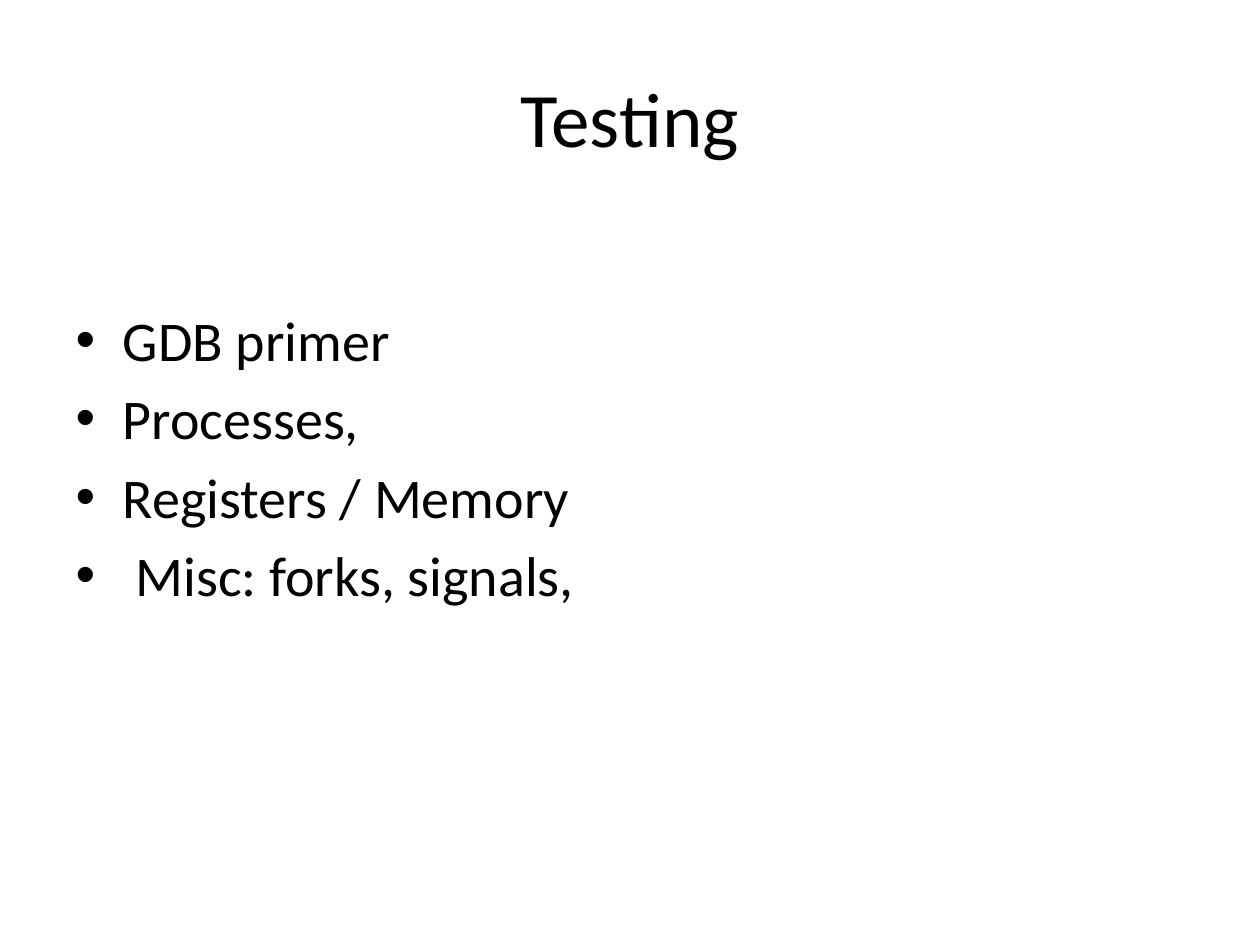
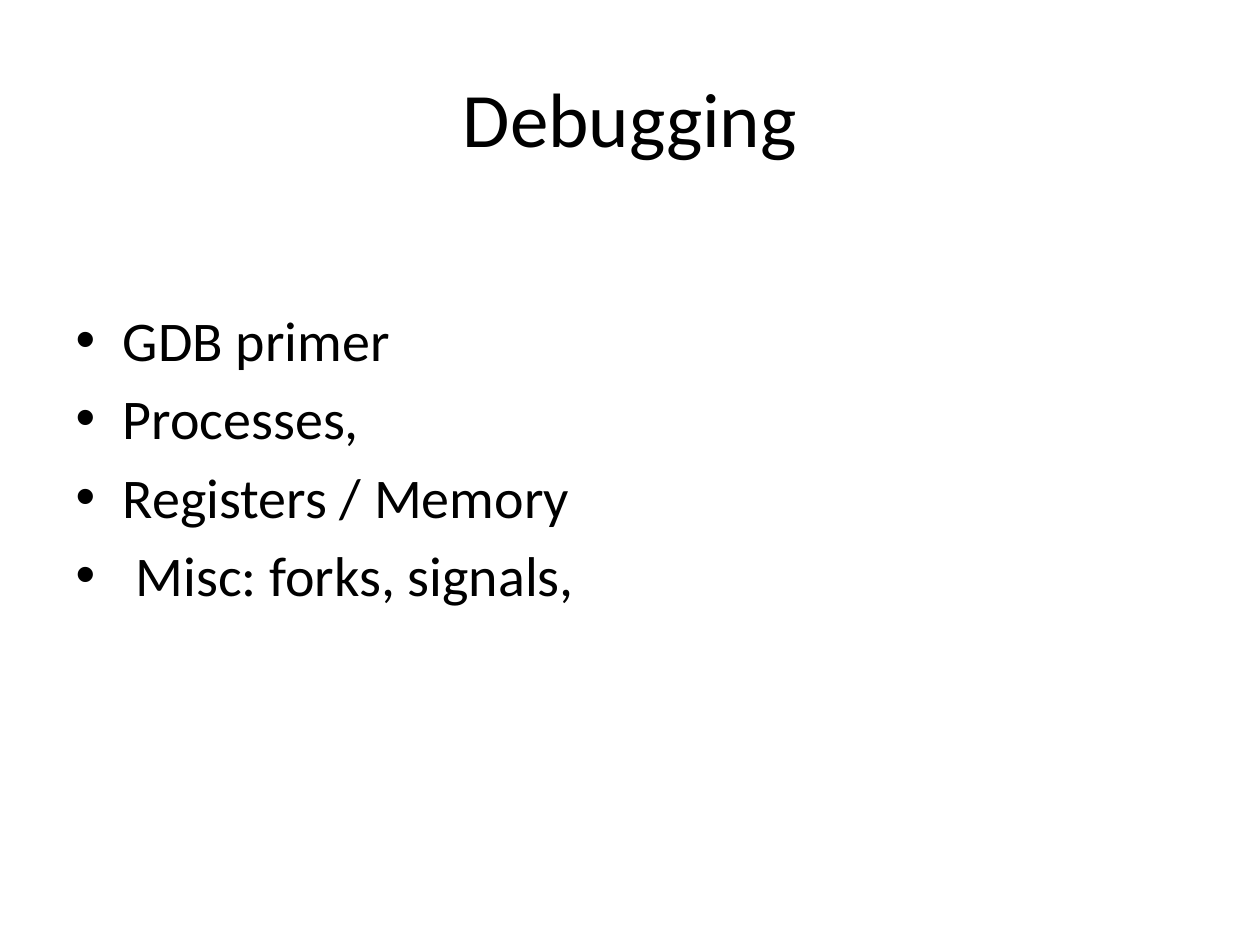
Before and after one commit to m0t/liatioan, a slide deck: slide 9 of slides.pptx. Drawn at 1260x945 pixels with LibreOffice and Linux fonts; fonts in the diff are those of the drawing. Boxes give left, top, right and bottom in pixels: in the first picture for what was removed or moved away, otherwise in the second. Text is boxed around its words. In the diff, an @@ line names an element or a change of style, - is before the commit and + after.

```diff
--- a/slides.pptx
+++ b/slides.pptx
@@ title at (x1=463, y1=93, x2=797, y2=161): text changed @@
-Testing
+Debugging
```
Also in this commit, not shown: 4 other slides changed, 1 other file.
